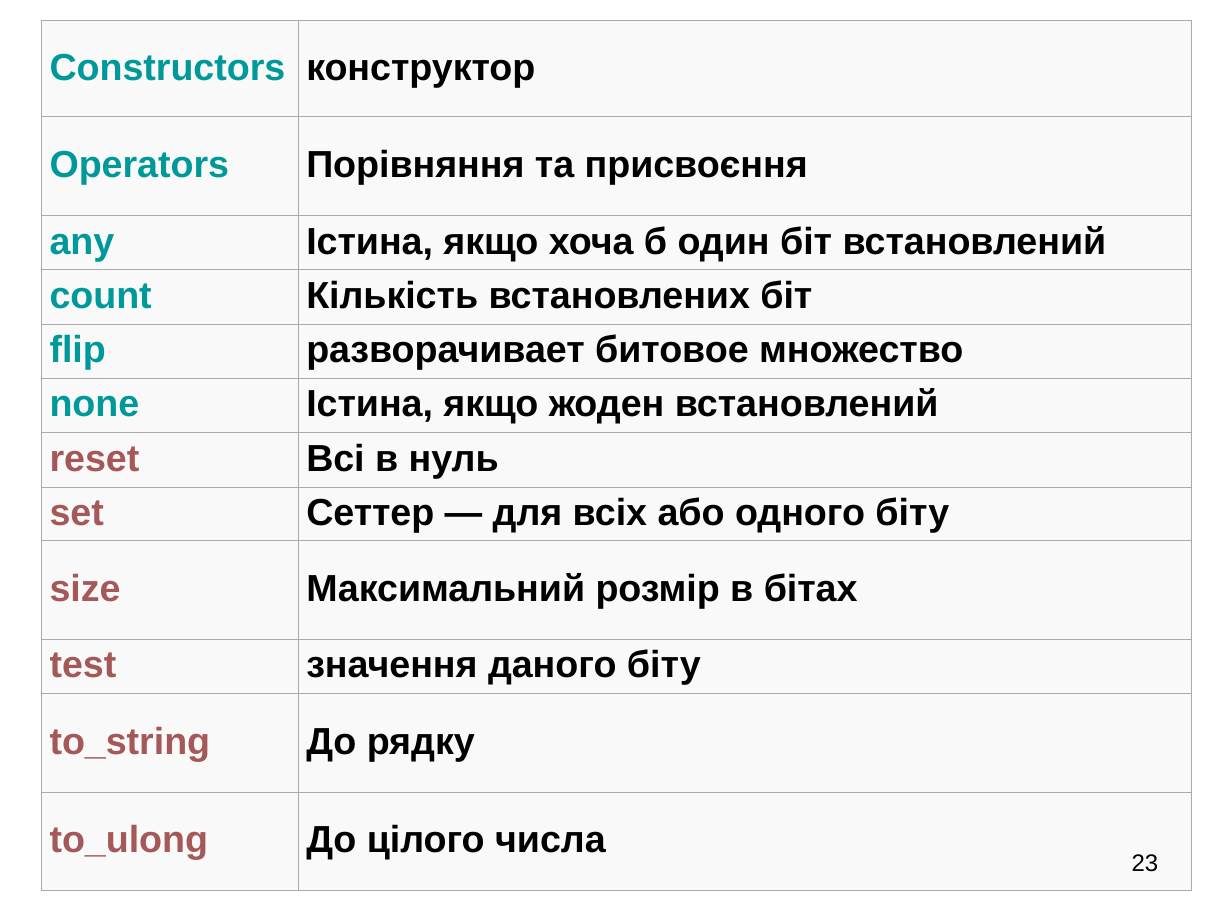
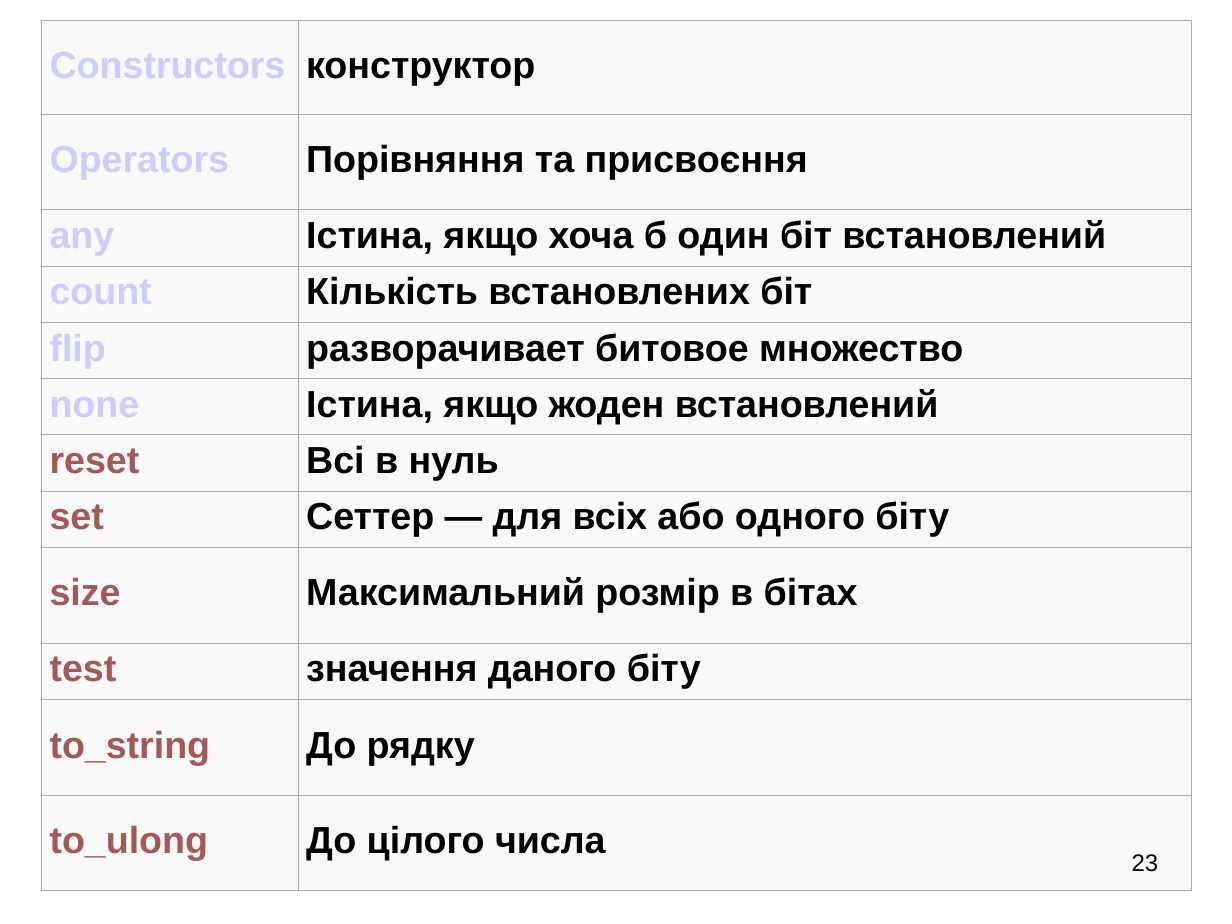
Before and after one commit to mecchmatProjects/CppCourse, a slide deck: slide 23 of Lect12/associativeUkr.ppt. Drawn at 1232x924 pixels with LibreOffice and Linux fonts; fonts in the diff are those of the drawing. Boxes give left, top, right and bottom in pixels: in the first picture for what was removed or moved away, otherwise in the second. Text is boxed around its words. In the diff, an @@ line names an element or a change of style, - is before the commit and + after.

```diff
--- a/Lect12/associativeUkr.ppt
+++ b/Lect12/associativeUkr.ppt
@@ table at [41,21,1190,891] @@
@@ text colour #009999 to #CCCCFF in "Constructors", "Operators", "any", "count" and 2 more places @@
@@ line spacing 0.93 to 0.87 @@
@@ borders changed @@
```
Also in this commit, not shown: 7 other slides changed, 2 other files.
